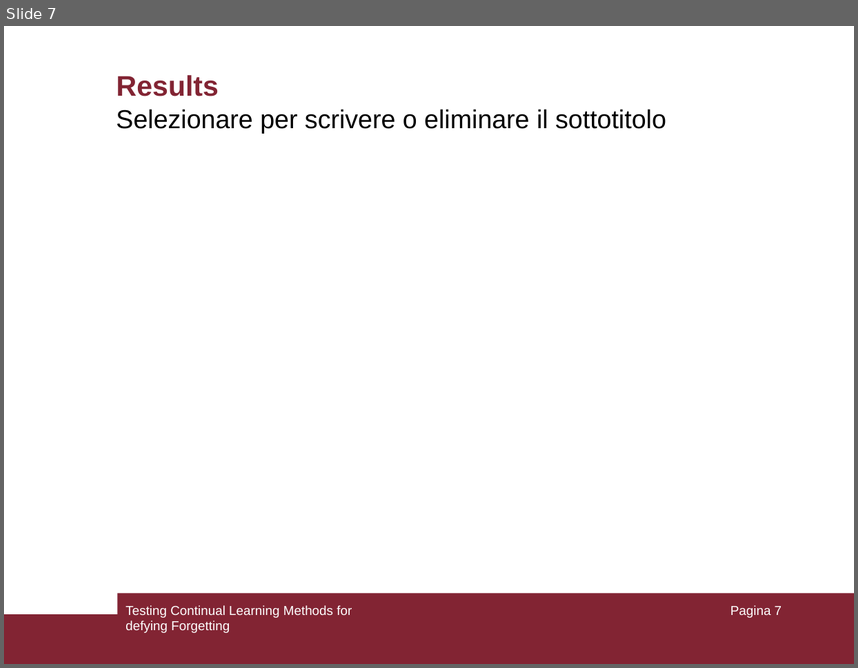
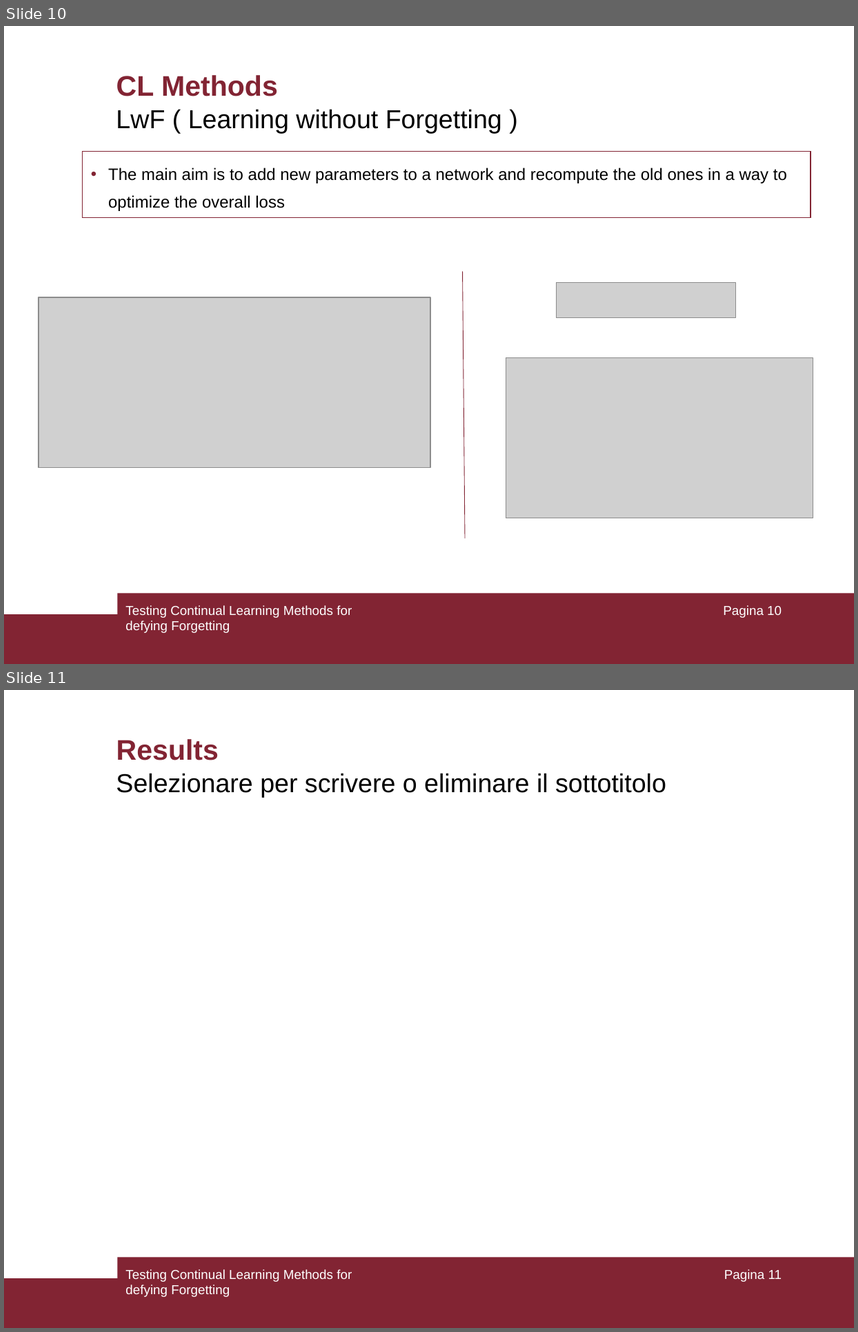
Before and after one commit to giacomotelloli/ContinualLearning, a slide deck: PresPrj.ppt. Shown one above the other, each under a label of ours: slide 7 before the commit, slides 10 and 11 after it. The pictures are 858x668 and 858x1332 pixels, drawn with LibreOffice and Linux fonts; fonts in the diff are those of the drawing; grey boxes stand for pictures. Boxes give left, top, right and bottom in pixels: in the first picture for what was removed or moved away, otherwise in the second. Text is boxed around its words. In the diff, an @@ line names an element or a change of style, - is before the commit and + after.

```diff
--- a/PresPrj.ppt
+++ b/PresPrj.ppt
@@ slide 10 added at (4, 26, 854, 664), background #FFFFFF; not listed: 2 template elements that a slide beside it also shows @@
@@ title added at (116, 75, 278, 96), 24 pt, text #822433, bold @@
+CL Methods
@@ text added at (116, 109, 502, 133), 22 pt, text #000000 @@
+LwF ( Learning without Forgetting )
@@ text added at (82, 152, 811, 218), outline #822433 0.74 pt, 14 pt, text #000000 @@
+• The main aim is to add new parameters to a network and recompute the old ones in a way to optimize the overall loss
@@ line added from (462, 271) to (465, 538), #822433 0.51 pt @@
@@ picture added at (557, 283, 736, 319) @@
@@ picture added at (39, 297, 430, 467) @@
@@ picture added at (506, 357, 813, 517) @@
@@ text added at (125, 605, 352, 633), 11 pt, text #FFFFFF @@
+Testing Continual Learning Methods for defying Forgetting
@@ page number added at (723, 605, 782, 617), 11 pt, text #FFFFFF @@
+Pagina 10
@@ what was slide 7 is now slide 11 @@
@@ page number at (724, 1269, 782, 1281): text changed @@
-Pagina 7
+Pagina 11
```
Also in this commit, not shown: 3 slides changed, 4 other slides added, 2 slides removed, 17 other files.
